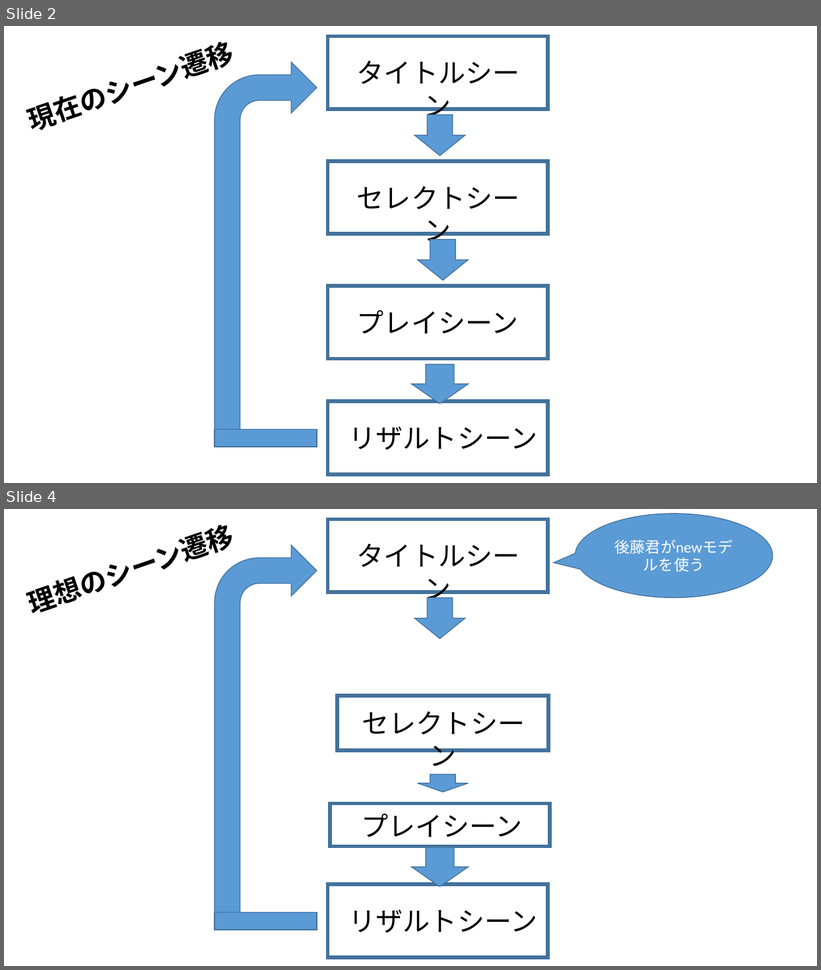
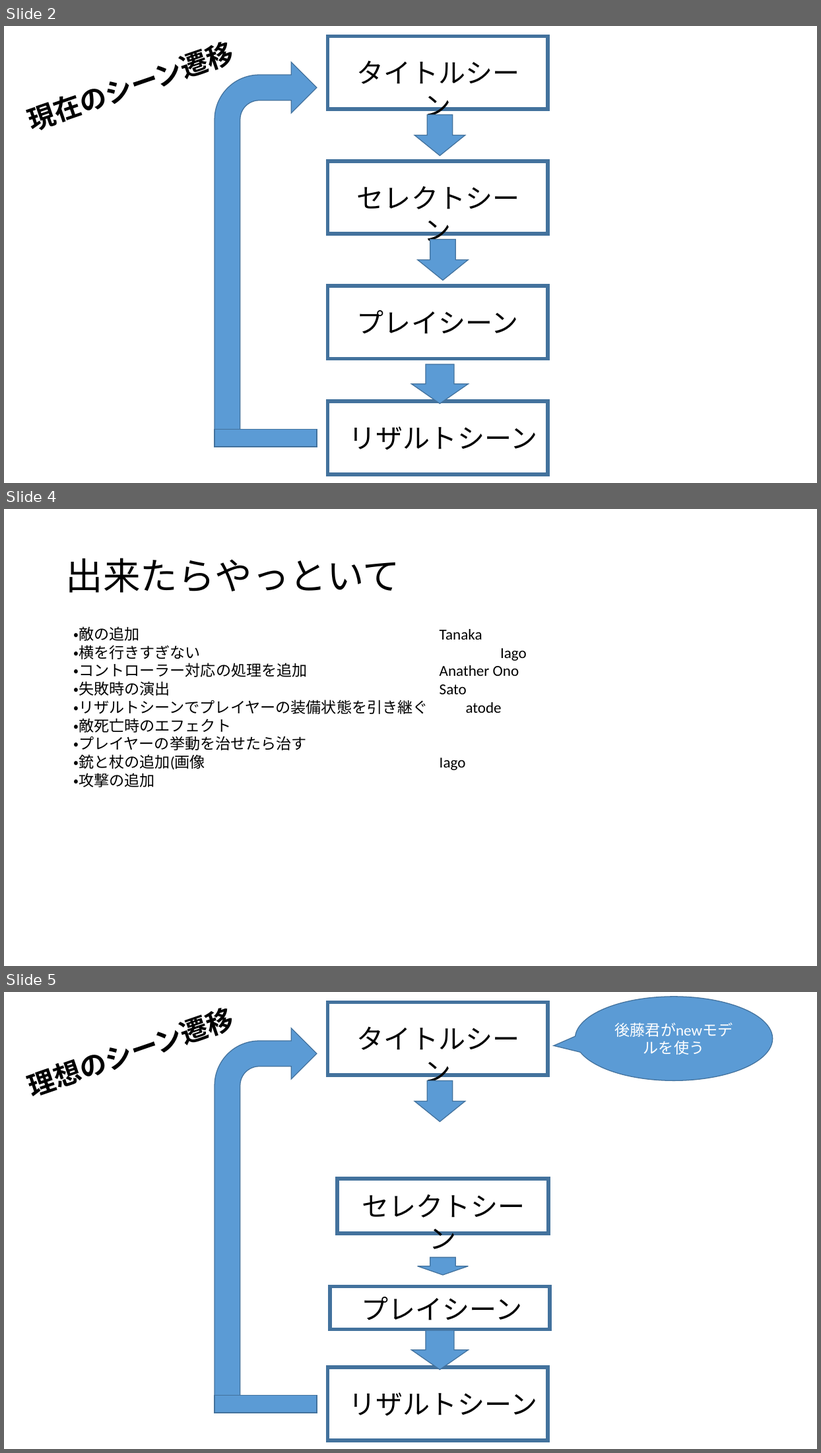
Before and after one commit to SatoMomoya/KakurituSousa, a slide deck: ゴールデンウィーク中の仕事振り分け.pptx. Shown one above the other, each under a label of ours: slides 2 and 4 before the commit, slides 2, 4 and 5 after it; the slides between them are not shown. The pictures are 821x970 and 821x1453 pixels, drawn with LibreOffice and Linux fonts; fonts in the diff are those of the drawing. Boxes give left, top, right and bottom in pixels: in the first picture for what was removed or moved away, otherwise in the second. Text is boxed around its words. In the diff, an @@ line names an element or a change of style, - is before the commit and + after.

```diff
--- a/ゴールデンウィーク中の仕事振り分け.pptx
+++ b/ゴールデンウィーク中の仕事振り分け.pptx
@@ slide 4 added at box(4, 509, 817, 966), background #FFFFFF @@
@@ title added at box(66, 558, 400, 593), 44 pt, text #000000 @@
+出来たらやっといて
@@ text added at box(73, 626, 428, 788), 18 pt, text #000000 @@
+・敵の追加 Tanaka
+・横を行きすぎない Iago
+・コントローラー対応の処理を追加 Anather Ono
+・失敗時の演出 Sato
+・リザルトシーンでプレイヤーの装備状態を引き継ぐ atode
+・敵死亡時のエフェクト
+・プレイヤーの挙動を治せたら治す
+・銃と杖の追加(画像 Iago
+・攻撃の追加
@@ what was slide 4 is now slide 5 @@
```
Also in this commit, not shown: 1 slide changed.
